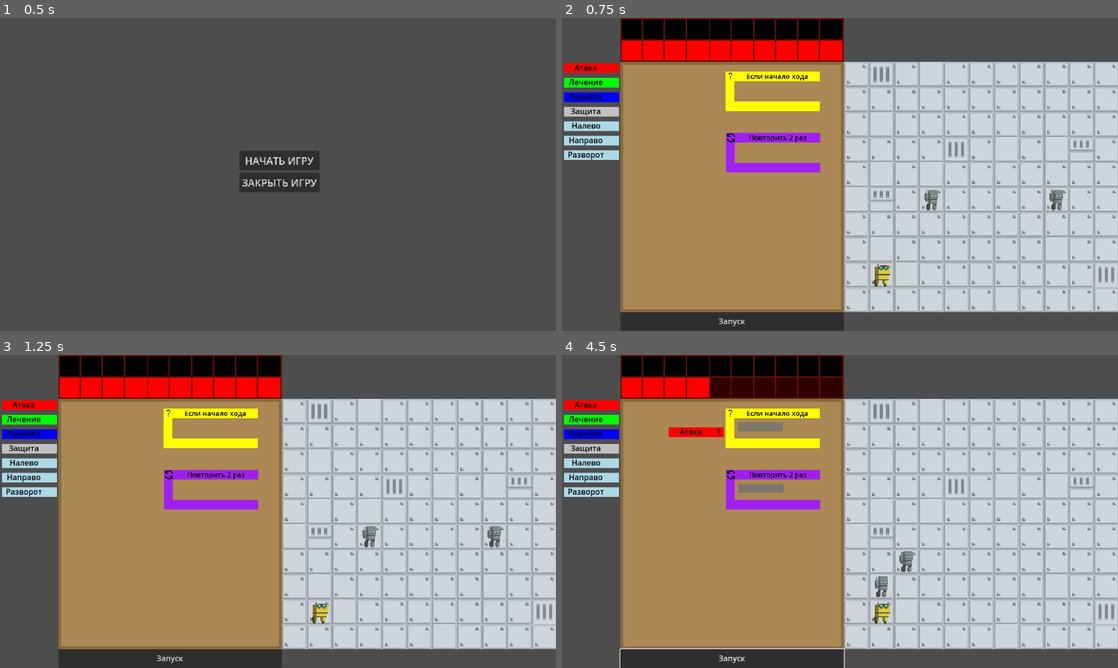
Above: before the commit, frames 1-4 (two rows, left to right).
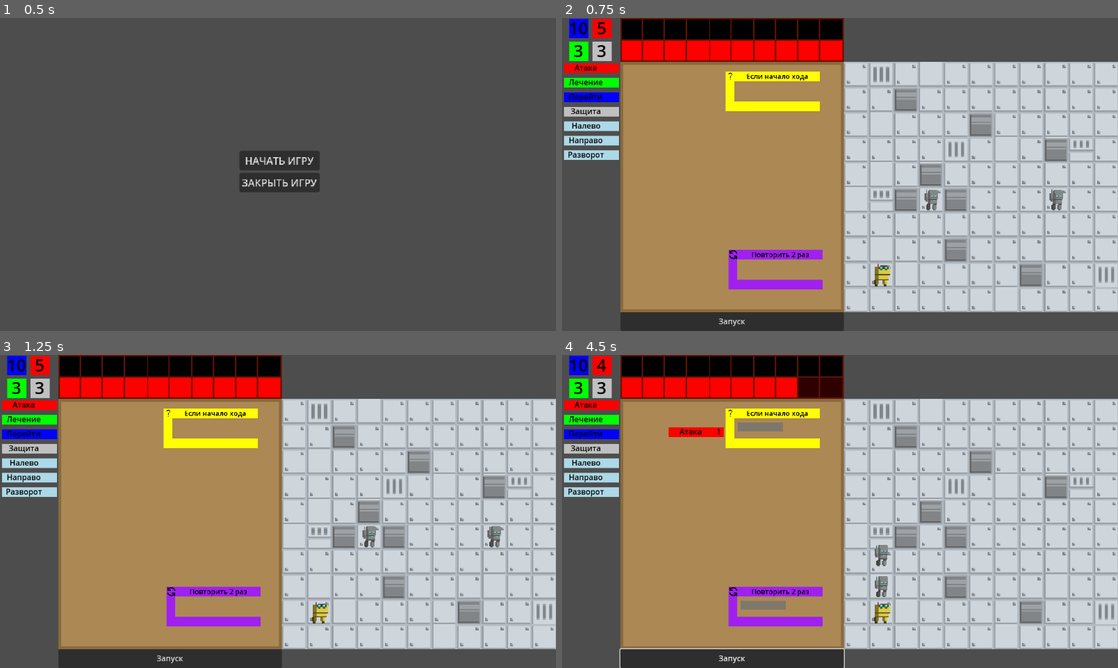
Above: after the commit, the same moments.

Repository: timurkinBits/scratch_roguelike
Game: Godot game, scene res://scenes/main_menu.tscn
Same seed, same stepped clock (60 frames per second), same inputs: the game is played once before the commit and once after it.
Inputs (mouse positions are in pixels of both pictures, inside the frame that each line leads up to):
- Up to frame 1 (0.5 s): no input
- Up to frame 2 (0.75 s): click "НАЧАТЬ ИГРУ" at 0.5 s
- Up to frame 3 (1.25 s): no input
- Up to frame 4 (4.5 s): click "Запуск" at 1.25 s; click "Запуск" at 2 s; click "Запуск" at 2.75 s; drag from (584, 405) to (773, 414) at 3.52 s; drag from (650, 411) to (773, 473) at 4.27 s

Frame 1 is identical in both runs. In frame 2, 5.5% of the frame differs, in the area x 1-91%, y 0-87%; in frame 3, 5.5%; in frame 4, 7.2%.

Commit message:
second commit

Diff:
--- a/new_label_settings.tres
+++ b/new_label_settings.tres
@@ -2,3 +2,4 @@
 
 [resource]
 font_size = 35
+font_color = Color(0, 0, 0, 1)
--- a/scenes/Main.tscn
+++ b/scenes/Main.tscn
@@ -9,6 +9,7 @@
 [ext_resource type="PackedScene" uid="uid://befuuhuf4myhq" path="res://scenes/command_menu.tscn" id="5_wp0k4"]
 [ext_resource type="PackedScene" uid="uid://b405a6pxtd1vg" path="res://scenes/Enemy.tscn" id="8_uc31q"]
 [ext_resource type="PackedScene" uid="uid://kolp0x0ucfeh" path="res://scenes/defense_bar.tscn" id="9_lhr70"]
+[ext_resource type="PackedScene" uid="uid://d3hruys1lpbf3" path="res://scenes/wall.tscn" id="9_qmy6f"]
 [ext_resource type="Script" uid="uid://jcjkaqukp4lb" path="res://scripts/ui.gd" id="9_wp0k4"]
 [ext_resource type="PackedScene" uid="uid://b1n1mnvax3cup" path="res://scenes/hp_bar.tscn" id="10_wp0k4"]
 [ext_resource type="LabelSettings" uid="uid://ciom6t00pwwk3" path="res://new_label_settings.tres" id="13_qmy6f"]
@@ -39,7 +40,7 @@
 text = "начало хода"
 
 [node name="Block2" parent="Table" instance=ExtResource("3_jfkan")]
-position = Vector2(219, 147)
+position = Vector2(224, 389)
 scale = Vector2(0.9, 0.9)
 type = 2
 text = "начало хода"
@@ -61,14 +62,38 @@
 [node name="Enemy" parent="Room" instance=ExtResource("8_uc31q")]
 position = Vector2(503.704, 312.037)
 scale = Vector2(1.604, 1.604)
-speed = 3
-damage = 3
+speed = 5
+damage = 2
 
 [node name="Enemy2" parent="Room" instance=ExtResource("8_uc31q")]
 position = Vector2(262.963, 312.037)
 scale = Vector2(1.604, 1.604)
 speed = 3
 damage = 3
+
+[node name="Wall" parent="Room" instance=ExtResource("9_qmy6f")]
+position = Vector2(216.667, 311.111)
+
+[node name="Wall2" parent="Room" instance=ExtResource("9_qmy6f")]
+position = Vector2(263.889, 262.037)
+
+[node name="Wall3" parent="Room" instance=ExtResource("9_qmy6f")]
+position = Vector2(312.037, 311.111)
+
+[node name="Wall4" parent="Room" instance=ExtResource("9_qmy6f")]
+position = Vector2(311.111, 408.333)
+
+[node name="Wall5" parent="Room" instance=ExtResource("9_qmy6f")]
+position = Vector2(216.667, 120.37)
+
+[node name="Wall6" parent="Room" instance=ExtResource("9_qmy6f")]
+position = Vector2(504.63, 215.741)
+
+[node name="Wall7" parent="Room" instance=ExtResource("9_qmy6f")]
+position = Vector2(456.481, 454.63)
+
+[node name="Wall8" parent="Room" instance=ExtResource("9_qmy6f")]
+position = Vector2(359.259, 167.593)
 
 [node name="UI" type="Control" parent="."]
 layout_mode = 3
@@ -120,7 +145,6 @@
 scale = Vector2(0.9, 1)
 
 [node name="WalkRect" type="ColorRect" parent="UI"]
-visible = false
 layout_mode = 0
 offset_left = -794.0
 offset_top = -589.0
@@ -130,15 +154,14 @@
 
 [node name="WalkLabel" type="Label" parent="UI/WalkRect"]
 layout_mode = 0
-offset_left = -2.0
-offset_top = -6.0
-offset_right = 38.0
+offset_left = -1.0
+offset_top = -6.0
+offset_right = 39.0
 offset_bottom = 43.0
 label_settings = ExtResource("13_qmy6f")
 horizontal_alignment = 1
 
 [node name="AttackRect" type="ColorRect" parent="UI"]
-visible = false
 layout_mode = 0
 offset_left = -746.0
 offset_top = -589.0
@@ -148,15 +171,14 @@
 
 [node name="AttackLabel" type="Label" parent="UI/AttackRect"]
 layout_mode = 0
-offset_left = -2.0
-offset_top = -6.0
-offset_right = 38.0
+offset_left = -1.0
+offset_top = -6.0
+offset_right = 39.0
 offset_bottom = 43.0
 label_settings = ExtResource("13_qmy6f")
 horizontal_alignment = 1
 
 [node name="DefenseRect" type="ColorRect" parent="UI"]
-visible = false
 layout_mode = 0
 offset_left = -746.0
 offset_top = -542.0
@@ -166,15 +188,14 @@
 
 [node name="DefenseLabel" type="Label" parent="UI/DefenseRect"]
 layout_mode = 0
-offset_left = -2.0
-offset_top = -6.0
-offset_right = 38.0
+offset_left = -1.0
+offset_top = -6.0
+offset_right = 39.0
 offset_bottom = 43.0
 label_settings = ExtResource("13_qmy6f")
 horizontal_alignment = 1
 
 [node name="HealRect" type="ColorRect" parent="UI"]
-visible = false
 layout_mode = 0
 offset_left = -794.0
 offset_top = -542.0
@@ -184,9 +205,9 @@
 
 [node name="HealLabel" type="Label" parent="UI/HealRect"]
 layout_mode = 0
-offset_left = -2.0
-offset_top = -6.0
-offset_right = 38.0
-offset_bottom = 43.0
-label_settings = ExtResource("13_qmy6f")
-horizontal_alignment = 1
+offset_left = -1.0
+offset_top = -6.0
+offset_right = 39.0
+offset_bottom = 43.0
+label_settings = ExtResource("13_qmy6f")
+horizontal_alignment = 1
--- a/scripts/AbstractCharacter.gd
+++ b/scripts/AbstractCharacter.gd
@@ -99,6 +99,8 @@
 	death_tween.parallel().tween_property(self, "rotation_degrees", 180, 0.5)
 	await death_tween.finished
 	queue_free()
+	remove_from_group('characters')
+	remove_from_group('enemies')
 
 # Получение урона
 func take_damage(damage_amount: int) -> void:
--- a/scripts/Command.gd
+++ b/scripts/Command.gd
@@ -52,30 +52,33 @@
 			command.update_buttons_state()
 
 func set_number(new_value):
-	# First release points from current value
+	# Освобождаем очки текущего значения
 	if !is_menu_command and value > 0:
 		Global.release_points(type, value)
 
-	# Get maximum available points
+	# Получаем максимальное количество доступных очков
 	var max_available = Global.get_remaining_points(type)
 
-	# For non-menu commands, add back the current value since we just released it
+	# Для не-меню команд добавляем обратно текущее значение, так как мы его только что освободили
 	if !is_menu_command:
 		max_available += value
 
-	# Strictly clamp the value
+	# Ограничиваем значение
 	var clamped_value = min(new_value, max_available)
 	clamped_value = max(1, clamped_value)
 
-	# Set the new value and use points
+	# Устанавливаем новое значение и используем очки
 	value = clamped_value
 	if !is_menu_command:
 		Global.use_points(type, value)
+		# Обновляем UI с актуальными оставшимися очками
+		if ui_node and is_instance_valid(ui_node):
+			ui_node.change_scores(type)
 
-	# Update text
+	# Обновляем текст
 	num_label.text = str(value).substr(0, MAX_LENGTH)
 
-	# Update button states
+	# Обновляем состояние кнопок
 	if is_settings:
 		for command in get_tree().get_nodes_in_group("commands"):
 			command.update_buttons_state()
@@ -150,9 +153,11 @@
 		parent_block = slot.block
 		slot.command = null  # Очищаем ссылку на эту команду в слоте
 
-	# Возвращаем очки в общий пул
+	# Возвращаем очки в общий пул и обновляем UI
 	if !is_menu_command and value > 0:
 		Global.release_points(type, value)
+		if ui_node and is_instance_valid(ui_node):
+			ui_node.change_scores(type)
 
 	# Обновляем блок после всех изменений
 	if parent_block and is_instance_valid(parent_block):
--- a/scripts/command_executor.gd
+++ b/scripts/command_executor.gd
@@ -29,8 +29,8 @@
 		if block.type == Block.BlockType.CONDITION and block.text == "начало хода":
 			await execute_block(block)
 	for enemy in get_tree().get_nodes_in_group('enemies'):
-		await enemy.take_turn()
-	#await get_tree().create_timer(0.3).timeout
+		if enemy:
+			await enemy.take_turn()
 	await clear_all()
 
 func _on_player_dead() -> void:
--- a/scripts/command_menu.gd
+++ b/scripts/command_menu.gd
@@ -6,20 +6,17 @@
 func _ready() -> void:
 	for command in command_list:
 		if command is Command:
-			command.is_menu_command = true  # Confirm this is a menu command
+			command.is_menu_command = true
 			command.menu_command_clicked.connect(_on_menu_command_clicked)
 
-	# Add signals to update visual state when points change
 	Global.connect("points_changed", _on_points_changed)
 	update_command_appearances()
 
 func _on_menu_command_clicked(type: int) -> void:
-	# Strict check for remaining points
 	var remaining_points = Global.get_remaining_points(type)
 	if remaining_points > 0:
-		table_node.create_command(type)  # Create a command copy on the table
+		table_node.create_command(type)
 
-	# Update appearances after attempting to create a command
 	update_command_appearances()
 
 func _on_points_changed() -> void:
@@ -32,11 +29,9 @@
 	for command in command_list:
 		if command is Command:
 			var remaining = Global.get_remaining_points(command.type)
-			# Make commands with no remaining points appear disabled
 			if remaining <= 0:
-				command.modulate.a = 0.3  # Semi-transparent
-				# Optional: disable interactive elements
+				command.modulate.a = 0.3
 				command.get_node("Area2D").input_pickable = false
 			else:
-				command.modulate.a = 1.0  # Fully opaque
+				command.modulate.a = 1.0
 				command.get_node("Area2D").input_pickable = true
--- a/scripts/global.gd
+++ b/scripts/global.gd
@@ -4,16 +4,15 @@
 
 var points: Dictionary = {
 	Command.TypeCommand.MOVE: 10,
-	Command.TypeCommand.ATTACK: 10,
-	Command.TypeCommand.HEAL: 10,
-	Command.TypeCommand.DEFENSE: 10
+	Command.TypeCommand.ATTACK: 5,
+	Command.TypeCommand.HEAL: 3,
+	Command.TypeCommand.DEFENSE: 3
 }
 
-# Оставшиеся доступные очки для каждого типа команды
-var remaining_move_points: int = 10
-var remaining_attack_points: int = 10
-var remaining_heal_points: int = 10
-var remaining_defense_points: int = 10
+var remaining_move_points: int
+var remaining_attack_points: int
+var remaining_heal_points: int
+var remaining_defense_points: int
 
 func reset_remaining_points() -> void:
 	remaining_move_points = points[Command.TypeCommand.MOVE]
@@ -48,7 +47,7 @@
 
 	points_changed.emit()
 
-# Вернуть очки в общий пул (используется при удалении команды)
+# Вернуть очки в общий пул
 func release_points(command_type, value) -> void:
 	match command_type:
 		Command.TypeCommand.MOVE:
--- a/scripts/ui.gd
+++ b/scripts/ui.gd
@@ -18,17 +18,22 @@
 	if not player:
 		print("Player not found in HPbar!")
 	update_health_bar()
+	walk_label.text = str(Global.get_remaining_points(Command.TypeCommand.MOVE))
+	attack_label.text = str(Global.get_remaining_points(Command.TypeCommand.ATTACK))
+	defense_label.text = str(Global.get_remaining_points(Command.TypeCommand.DEFENSE))
+	heal_label.text = str(Global.get_remaining_points(Command.TypeCommand.HEAL))
 
-#func change_scores(type: Command.TypeCommand, value: int, max_points: int) -> void:
-	#match type:
-		#Command.TypeCommand.MOVE:
-			#walk_label.text = str(max_points - value)
-		#Command.TypeCommand.ATTACK:
-			#attack_label.text = str(max_points - value)
-		#Command.TypeCommand.DEFENSE:
-			#defense_label.text = str(max_points - value)
-		#Command.TypeCommand.HEAL:
-			#heal_label.text = str(max_points - value)
+func change_scores(type: Command.TypeCommand) -> void:
+	var remaining = Global.get_remaining_points(type)
+	match type:
+		Command.TypeCommand.MOVE:
+			walk_label.text = str(remaining)
+		Command.TypeCommand.ATTACK:
+			attack_label.text = str(remaining)
+		Command.TypeCommand.DEFENSE:
+			defense_label.text = str(remaining)
+		Command.TypeCommand.HEAL:
+			heal_label.text = str(remaining)
 
 func update_health_bar():
 	if is_instance_valid(health_bar) and is_instance_valid(defense_bar):
Not shown, changed: TODO.txt
Not shown: 1 places in scenes/Main.tscn that only renumber resources
